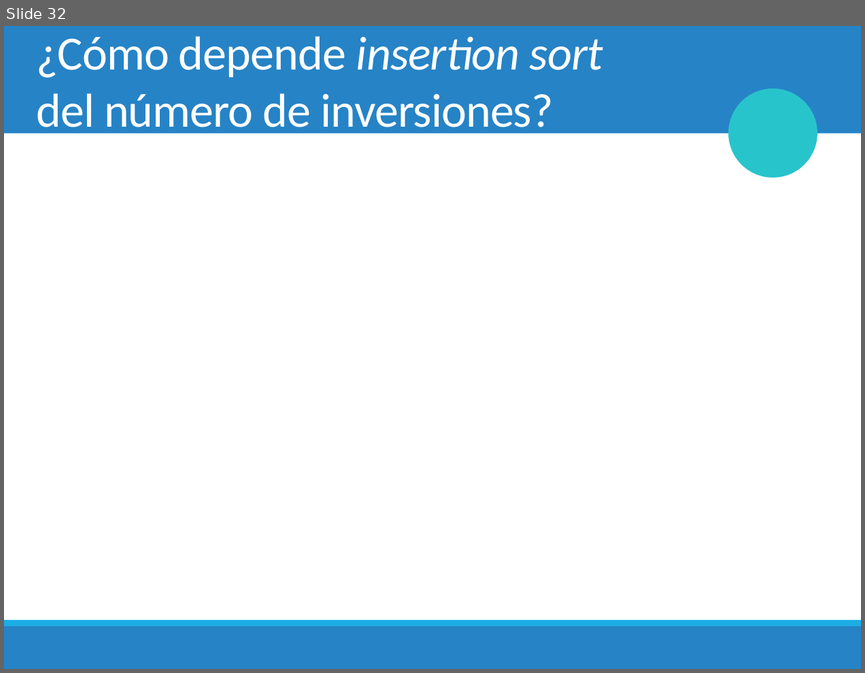
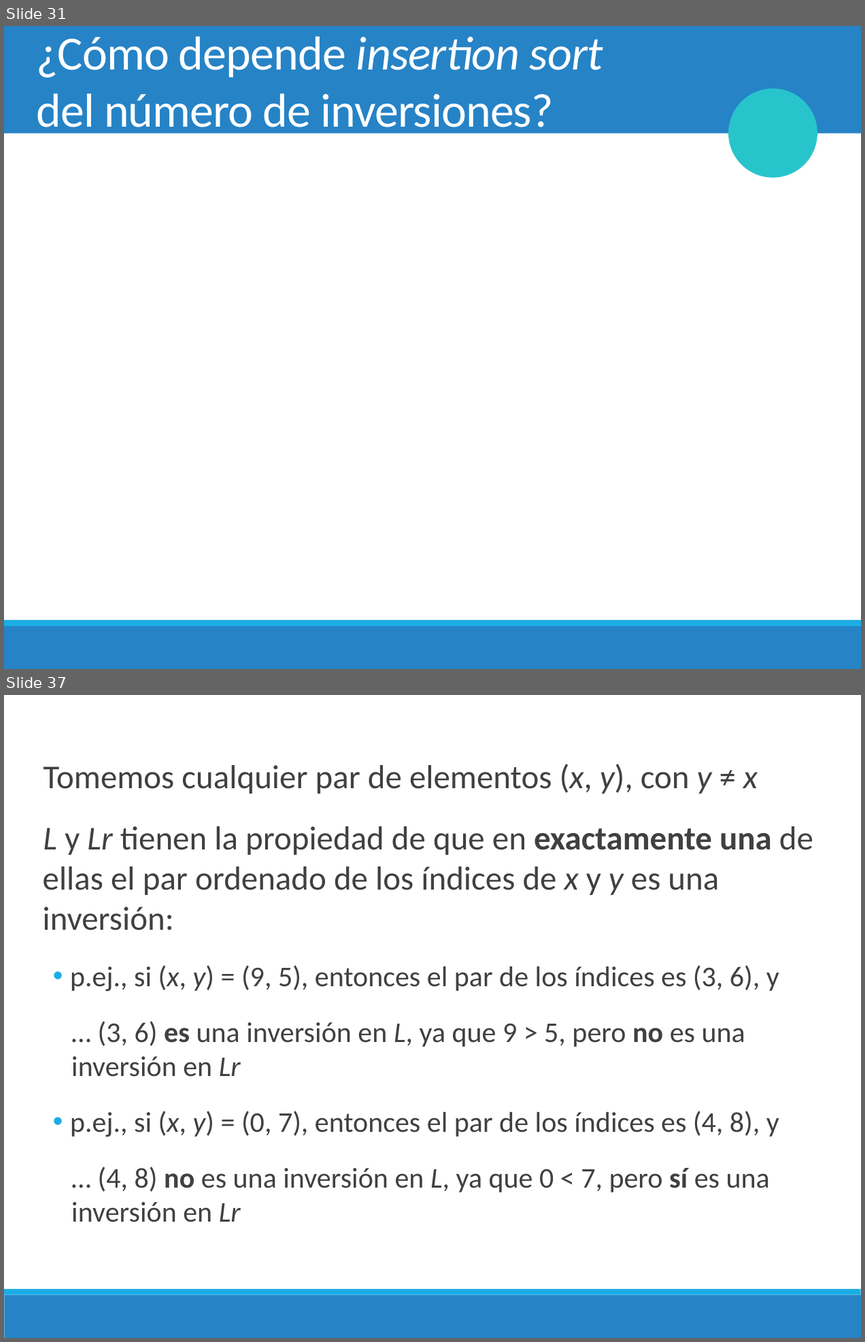
Before and after one commit to chris-carstens/2020-2, a slide deck: Clases/01 - Selection & Insertion sort/01. Selection & Insertion sort.pptx. Shown one above the other, each under a label of ours: slide 32 before the commit, slides 31 and 37 after it; the slides between them are not shown. The pictures are 865x673 and 865x1342 pixels, drawn with LibreOffice and Linux fonts; fonts in the diff are those of the drawing; grey boxes stand for pictures; background and template pictures are left out. Boxes give left, top, right and bottom in pixels: in the first picture for what was removed or moved away, otherwise in the second. Text is boxed around its words. In the diff, an @@ line names an element or a change of style, - is before the commit and + after.

```diff
--- a/Clases/01 - Selection & Insertion sort/01. Selection & Insertion sort.pptx
+++ b/Clases/01 - Selection & Insertion sort/01. Selection & Insertion sort.pptx
@@ slide 37 added at <box>4,695,861,1338</box>, background #FFFFFF; not listed: 1 template element that a slide beside it also shows @@
@@ text added at <box>43,764,813,1222</box>, 24 pt, text #404040 @@
+  Tomemos cualquier par de elementos (x, y), con y ≠ x
+  L y Lr tienen la propiedad de que en exactamente una de ellas el par ordenado de los índices de x y y es una inversión:
+  • p.ej., si (x, y) = (9, 5), entonces el par de los índices es (3, 6), y
+  … (3, 6) es una inversión en L, ya que 9 > 5, pero no es una inversión en Lr
+  • p.ej., si (x, y) = (0, 7), entonces el par de los índices es (4, 8), y
+  … (4, 8) no es una inversión en L, ya que 0 < 7, pero sí es una inversión en Lr
@@ rectangle added at <box>4,1295,861,1338</box>, fill #2683C6 @@
@@ what was slide 32 is now slide 31 @@
```
Also in this commit, not shown: 4 slides changed, 1 other slide added, 1 slide removed, 1 other file.
